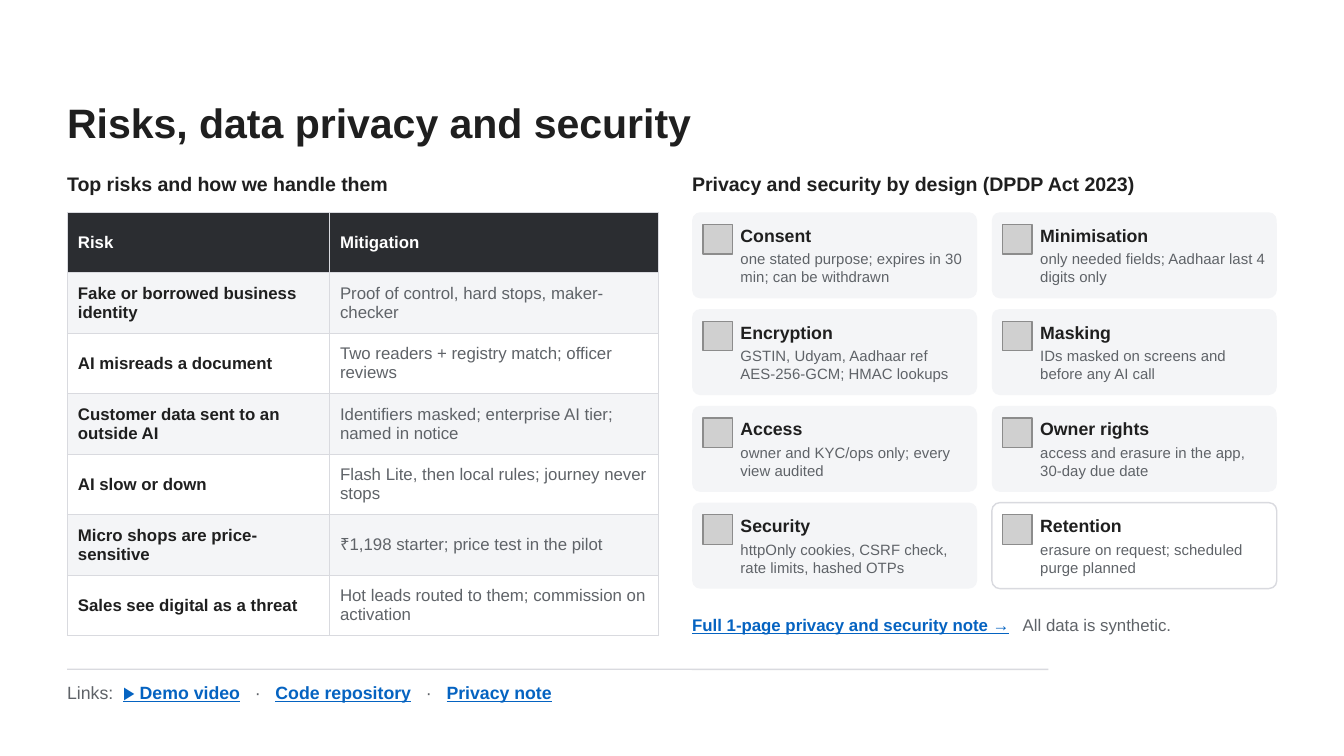
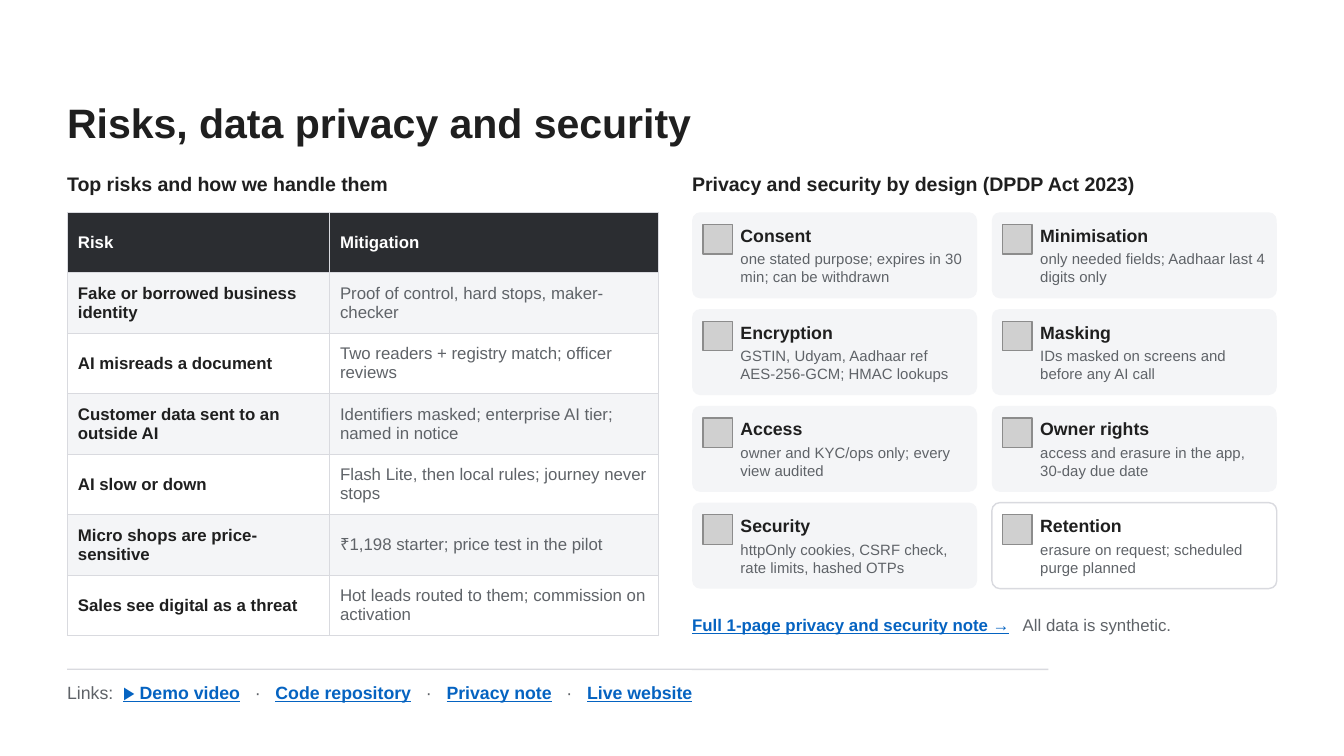
Before and after one commit to dSAxmonis/airtel_sync_digital, a slide deck: slide 7 of submission/deck/Udyam_Digital_Submission_7_Slides.pptx. Drawn at 1344x756 pixels with LibreOffice and Linux fonts; fonts in the diff are those of the drawing; grey boxes stand for pictures; background and template pictures are left out. Boxes give left, top, right and bottom in pixels: in the first picture for what was removed or moved away, otherwise in the second. Text is boxed around its words. In the diff, an @@ line names an element or a change of style, - is before the commit and + after.

Commit message:
docs(deck): add live website link to slide 1 and slide 7 in 7_slides presentation

```diff
--- a/submission/deck/Udyam_Digital_Submission_7_Slides.pptx
+++ b/submission/deck/Udyam_Digital_Submission_7_Slides.pptx
@@ text at [67,686,692,703]: text changed @@
-Links: ▶ Demo video · Code repository · Privacy note
+Links: ▶ Demo video · Code repository · Privacy note · Live website
```
Also in this commit, not shown: 1 other slide changed, 1 other file.
